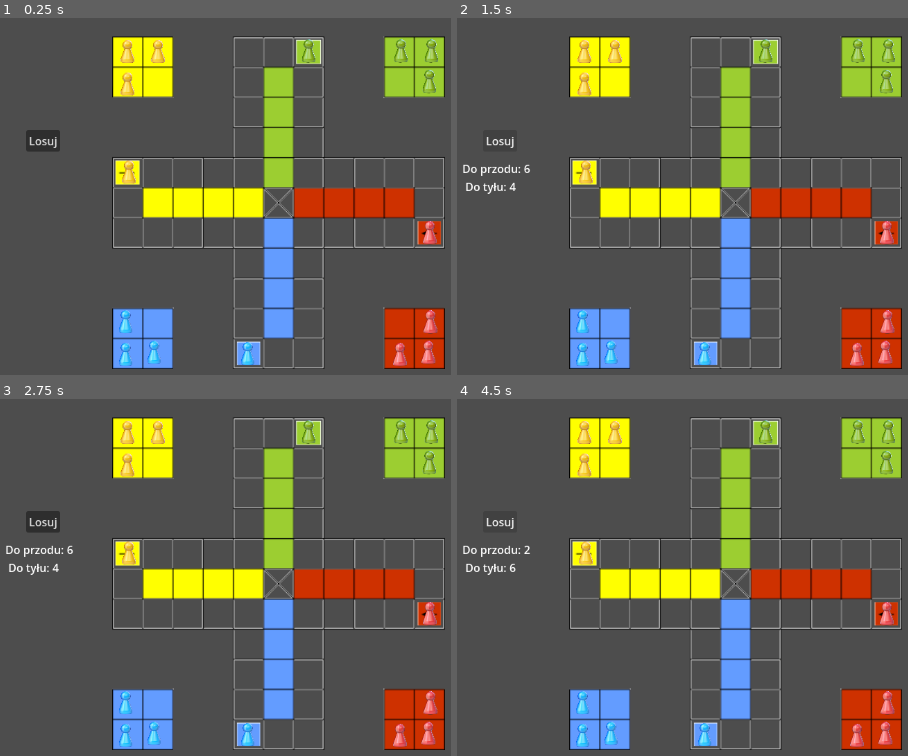
Above: before the commit, frames 1-4 (two rows, left to right).
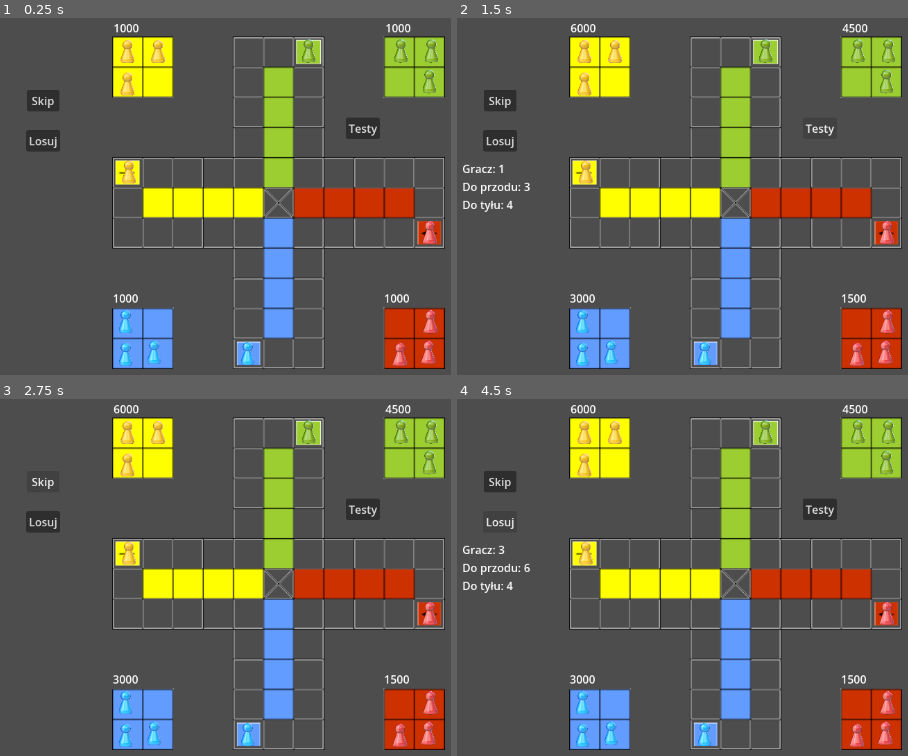
Above: after the commit, the same moments.

Repository: AgliCode/Japonczyk
Game: Godot game, scene res://game.tscn
The game is run twice, just before and just after one commit, with the same random seed, the same clock (stepped at 60 frames per second) and the same inputs.
Inputs (mouse positions are in pixels of both pictures, inside the frame that each line leads up to):
- Up to frame 1 (0.25 s): no input
- Up to frame 2 (1.5 s): click "Losuj" at 0.5 s; click "Losuj" (after the commit: "Testy") at 1.25 s
- Up to frame 3 (2.75 s): click (45, 481) at 2 s, where only the run after the commit has a clickable "Skip"
- Up to frame 4 (4.5 s): click (502, 481) at 2.75 s, where only the run after the commit has a clickable "Skip"; click "Losuj" (after the commit: "Testy") at 3.5 s; click "Losuj" at 4.25 s

The runs differ from the first frame. In frame 1, 1.1% of the frame differs, in the area x 5-92%, y 1-80%; in frame 2, 1.3%; in frame 3, 1.1%; in frame 4, 1.7%, in the area x 1-92%, y 1-80%.

Commit message:
Add files via upload
Różne mniejsze poprawki, w tym: Pionki teleportujące się na koniec, Blok ruchu, nie zbijanie przy wyjściu z domku
Dodano: Miejsca graczy, Kasa za zakończenie gry

Diff:
--- a/Scripts/Dice.gd
+++ b/Scripts/Dice.gd
@@ -2,20 +2,32 @@
 
 var valued8 = 0
 var valued6 = 0
+
 @onready var label = $Label
 @onready var game = $"../GameManager"
-# Called when the node enters the scene tree for the first time.
+
 func _ready() -> void:
 	randomize()
 
+func _on_button_pressed() -> void:
 
-# Called every frame. 'delta' is the elapsed time since the previous frame.
-func _process(delta: float) -> void:
-	pass
+	# Nie można rzucać drugi raz w tej samej turze
+	if game.can_move:
+		return
+
+	valued6 = randi_range(1, 6)
+	valued8 = randi_range(1, 8)
+
+	label.text = "Gracz: " + str(game.current_player + 1)
+	label.text += "\nDo przodu: " + str(valued8)
+	label.text += "\nDo tyłu: " + str(valued6)
+
+	game.set_dice(valued8, valued6)
+
+func clear_label():
+	label.text = ""
 
 
-func _on_button_pressed() -> void:
-	valued6 = randi_range(1, 6)
-	valued8 = randi_range(1, 8)
-	label.text = "Do przodu: " + str(valued8) + "\n Do tyłu: " + str(valued6)
-	game.set_dice(valued8, valued6)
+func _on_button_2_pressed() -> void:
+	game.end_turn(true, true)
+	clear_label()
--- a/Scripts/game_manager.gd
+++ b/Scripts/game_manager.gd
@@ -1,17 +1,44 @@
 extends Node
+
+@onready var mny = $"../Money"
 
 var dice_forward = 0
 var dice_backward = 0
+var place = [0, 1, 2, 3]
+var i = 4
+
+var can_move = false
+
+var current_player = 0
+var player_count = 4
+
+func _ready() -> void:
+	pass # Replace with function body.
 
 func set_dice(valued8, valued6):
 	dice_forward = valued8
 	dice_backward = valued6
+	can_move = true
 
-# Called when the node enters the scene tree for the first time.
-func _ready() -> void:
-	pass # Replace with function body.
+var _PPM
+var _LPM
+func end_turn(PPM, LPM):
 
+	if PPM==true:
+		_PPM = PPM
+	if LPM==true:
+		_LPM = LPM
 
-# Called every frame. 'delta' is the elapsed time since the previous frame.
-func _process(delta: float) -> void:
-	pass
+	if (PPM==true and LPM==true):
+
+		_PPM=false
+		_LPM=false
+		PPM=false
+		LPM=false
+		can_move = false
+		current_player = (current_player + 1) % player_count
+		#mny.check_place()
+		print("Tura gracza: ", current_player)
+func end_game():
+	print("Koniec Gry")
+	mny.distribute_end_placement_money()
--- a/Scripts/pawn.gd
+++ b/Scripts/pawn.gd
@@ -1,57 +1,94 @@
 extends Area2D
-
 
 @export var current_field = 0
 @export var start_field = 0
-
-@onready var game = $"../../GameManager"
-@onready var fields = get_node("/root/Game/Fields").get_children()
-@onready var bases = get_node("/root/Game/Bases").get_children()
-@onready var homes = get_node("/root/Game/Homes").get_children()
-
 
 @export var player_id = 0
 @export var base_index = 0
 @export var in_base = true
 
+@onready var game = $"../../GameManager"
+@onready var dice = $"../../Dice"
+
+@onready var fields = get_node("/root/Game/Fields").get_children()
+@onready var bases = get_node("/root/Game/Bases").get_children()
+@onready var homes = get_node("/root/Game/Homes").get_children()
+
+var pawns_in_home = 0
+
 var steps_taken = 0
+
 const HOME_SIZE = 4
+
 var in_home = false
 var home_index = -1
 
 func move_pawn(amount):
 	in_base = false
+
 	current_field = (current_field + amount + fields.size()) % fields.size()
+
 	position = fields[current_field].position
 
 func return_to_base():
 	in_base = true
+	in_home = false
+	steps_taken = 0
+
 	var my_base = bases[player_id].get_children()
+
 	position = my_base[base_index].position
+
 	current_field = -1
 
 func leave_base():
 	in_base = false
+
 	current_field = start_field
+
 	position = fields[current_field].position
+
 	steps_taken = 0
-
+	check_capture()
 
 func check_capture():
 	var pawns = get_parent().get_children()
+
 	for pawn in pawns:
+
 		if pawn == self:
 			continue
+
 		if pawn.in_base:
 			continue
+
 		if pawn.in_home:
 			continue
+
 		if pawn.player_id != player_id:
 			if pawn.current_field == current_field:
 				pawn.return_to_base()
 
-# Called when the node enters the scene tree for the first time.
-func _ready() -> void:
+func finish_move():
+	game.end_turn(true, true)
+	dice.clear_label()
+
+func check_place():
+	var pawns = get_parent().get_children()
+	print(player_id)
+	for pawn in pawns:
+		if pawn.player_id == player_id and pawn.in_home:
+			pawns_in_home +=1
+			print(pawns_in_home)
+	if pawns_in_home == 4 and player_id not in game.place:
+		game.place[game.i] = player_id
+		game.i+=1
+		print("test")
+		if game.i==4:
+			game.end_game()
+
+func _ready():
+
 	if in_base:
 		var my_base = bases[player_id].get_children()
 		position = my_base[base_index].position
@@ -59,38 +96,59 @@
 		current_field = start_field
 		position = fields[current_field].position
 
+func _input_event(viewport, event, shape_idx):
+	var my_home = homes[player_id].get_children()
+	if player_id != game.current_player:
+		return
+
+	if not game.can_move:
+		return
+
+	if !(event is InputEventMouseButton):
+		return
+
+	if !event.pressed:
+		return
 
 
-# Called every frame. 'delta' is the elapsed time since the previous frame.
-func _process(delta: float) -> void:
-	pass
+	# WYJŚCIE Z BAZY
+	if in_base:
 
-func _input_event(viewport, event, shape_idx):
-	var my_home = homes[player_id].get_children()
-	if event is InputEventMouseButton:
-		if event.pressed and event.button_index == MOUSE_BUTTON_LEFT:
-			#Program sprawdza czy pionek jest w bazie i czy może z niej wyjść
-			if in_base and (game.dice_backward == 1 or game.dice_forward == 8):
-				leave_base()
-				return
-			if not in_base and not in_home:
-				var new_steps = steps_taken + game.dice_forward
-				#Program sprawdza czy pionek zrobił pełne okrążenie jeśli tak -> wchodzi do domku, jeśli nie-> robi normalny ruch
-				if new_steps >= fields.size():
-					var home_pos = new_steps - fields.size()
-					if home_pos >= HOME_SIZE:
-						return
-					else:
-						position = my_home[home_pos].position
-						in_home = true
+		if game.dice_backward == 1 or game.dice_forward == 8:
+			leave_base()
+			finish_move()
+		return
 
+	if in_home:
+		return
+
+	# KROK 1 - RUCH DO TYŁU
+	if event.pressed and event.button_index == MOUSE_BUTTON_LEFT:
+		if not in_base and not in_home:
+			var new_steps = game.dice_forward
+			steps_taken += new_steps
+			#Program sprawdza czy pionek zrobił pełne okrążenie jeśli tak -> wchodzi do domku, jeśli nie-> robi normalny ruch
+			if steps_taken >= fields.size():
+				var home_pos = steps_taken - fields.size()
+				if home_pos >= HOME_SIZE:
+					steps_taken -= new_steps
+					return
 				else:
-					move_pawn(game.dice_forward)
-					steps_taken = new_steps
-					check_capture()
-		if event.pressed and event.button_index == MOUSE_BUTTON_RIGHT:
-			if not in_base and not in_home:
-				var new_steps = steps_taken - game.dice_forward
-				steps_taken = new_steps
-				move_pawn(-game.dice_backward)
+					position = my_home[home_pos].position
+					in_home = true
+					check_place()
+
+			else:
+				move_pawn(game.dice_forward)
+				game.set_dice(0, game.dice_backward)
+				game.end_turn(true, game._LPM)
 				check_capture()
+
+	if event.pressed and event.button_index == MOUSE_BUTTON_RIGHT:
+		if not in_base and not in_home:
+			var new_steps = game.dice_backward
+			steps_taken -= new_steps
+			move_pawn(-game.dice_backward)
+			game.set_dice(game.dice_forward, 0)
+			game.end_turn(game._PPM ,true)
+			check_capture()
--- a/game.tscn
+++ b/game.tscn
@@ -8,6 +8,7 @@
 [ext_resource type="Texture2D" uid="uid://bhyrn1oe2pkfq" path="res://Graphics/red_pawn.png" id="6_ryrav"]
 [ext_resource type="Script" uid="uid://crpffpuh5mvgg" path="res://Scripts/Dice.gd" id="7_eow3j"]
 [ext_resource type="Script" uid="uid://c15x4m5h7rrsh" path="res://Scripts/game_manager.gd" id="7_j5wjh"]
+[ext_resource type="Script" uid="uid://dfpwd7yxj8gki" path="res://money.gd" id="8_vef74"]
 
 [sub_resource type="RectangleShape2D" id="RectangleShape2D_feb5d"]
 
@@ -353,6 +354,44 @@
 
 [node name="GameManager" type="Node" parent="." unique_id=148896889]
 script = ExtResource("7_j5wjh")
+
+[node name="Money" type="Node" parent="." unique_id=702123166]
+script = ExtResource("8_vef74")
+
+[node name="Red" type="Label" parent="Money" unique_id=1321104538]
+offset_left = 682.0
+offset_top = 488.0
+offset_right = 770.0
+offset_bottom = 511.0
+text = "1000"
+
+[node name="Blue" type="Label" parent="Money" unique_id=965276981]
+offset_left = 291.0
+offset_top = 488.0
+offset_right = 378.0
+offset_bottom = 511.0
+text = "1000"
+
+[node name="Green" type="Label" parent="Money" unique_id=1106457497]
+offset_left = 684.0
+offset_top = 98.0
+offset_right = 768.0
+offset_bottom = 121.0
+text = "1000"
+
+[node name="Yellow" type="Label" parent="Money" unique_id=1080353513]
+offset_left = 292.0
+offset_top = 98.0
+offset_right = 377.0
+offset_bottom = 121.0
+text = "1000"
+
+[node name="Button" type="Button" parent="Money" unique_id=1302504370]
+offset_left = 627.0
+offset_top = 239.0
+offset_right = 676.0
+offset_bottom = 270.0
+text = "Testy"
 
 [node name="Dice" type="Node" parent="." unique_id=131529579]
 script = ExtResource("7_eow3j")
@@ -370,6 +409,13 @@
 offset_right = 232.0
 offset_bottom = 355.0
 
+[node name="Button2" type="Button" parent="Dice" unique_id=182514251]
+offset_left = 167.0
+offset_top = 199.0
+offset_right = 214.0
+offset_bottom = 230.0
+text = "Skip"
+
 [node name="Homes" type="Node2D" parent="." unique_id=2126335677]
 
 [node name="Red" type="Node2D" parent="Homes" unique_id=1372973489]
@@ -486,4 +532,6 @@
 [node name="Slot3" type="Marker2D" parent="Bases/Yellow" unique_id=229996529]
 position = Vector2(312, 144)
 
+[connection signal="pressed" from="Money/Button" to="Money" method="_on_button_pressed"]
 [connection signal="pressed" from="Dice/Button" to="Dice" method="_on_button_pressed"]
+[connection signal="pressed" from="Dice/Button2" to="Dice" method="_on_button_2_pressed"]
--- /dev/null
+++ b/money.gd
@@ -0,0 +1,55 @@
+extends Node
+
+@export var player_id = 0
+
+@onready var red = $Red
+@onready var blue = $Blue
+@onready var green = $Green
+@onready var yellow = $Yellow
+
+@onready var pwn = $"../Pawns"
+@onready var game = $"../GameManager"
+
+var end_money = 5000
+# Called when the node enters the scene tree for the first time.
+func _ready() -> void:
+	pass # Replace with function body.
+
+
+# Called every frame. 'delta' is the elapsed time since the previous frame.
+func _process(delta: float) -> void:
+	pass
+func distribute_pawn_placement_money():
+	game.i -=1
+	match game.place[game.i]:
+		0:
+			red.text = str(int($Red.text) + end_money)
+		1:
+			blue.text = str(int($Blue.text) + end_money)
+		2:
+			green.text = str(int($Green.text) + end_money)
+		3:
+			yellow.text = str(int($Yellow.text) + end_money)
+		_:
+			print("Nothing here")
+	end_money -= 1500
+
+func distribute_end_placement_money():
+	while game.i > 0:
+		game.i -=1
+		match game.place[game.i]:
+			0:
+				red.text = str(int($Red.text) + end_money)
+			1:
+				blue.text = str(int($Blue.text) + end_money)
+			2:
+				green.text = str(int($Green.text) + end_money)
+			3:
+				yellow.text = str(int($Yellow.text) + end_money)
+			_:
+				print("Nothing here")
+		end_money -= 1500
+
+
+func _on_button_pressed() -> void:
+	distribute_end_placement_money()
Not shown, added: icon.svg.import
Not shown, added: money.gd.uid
